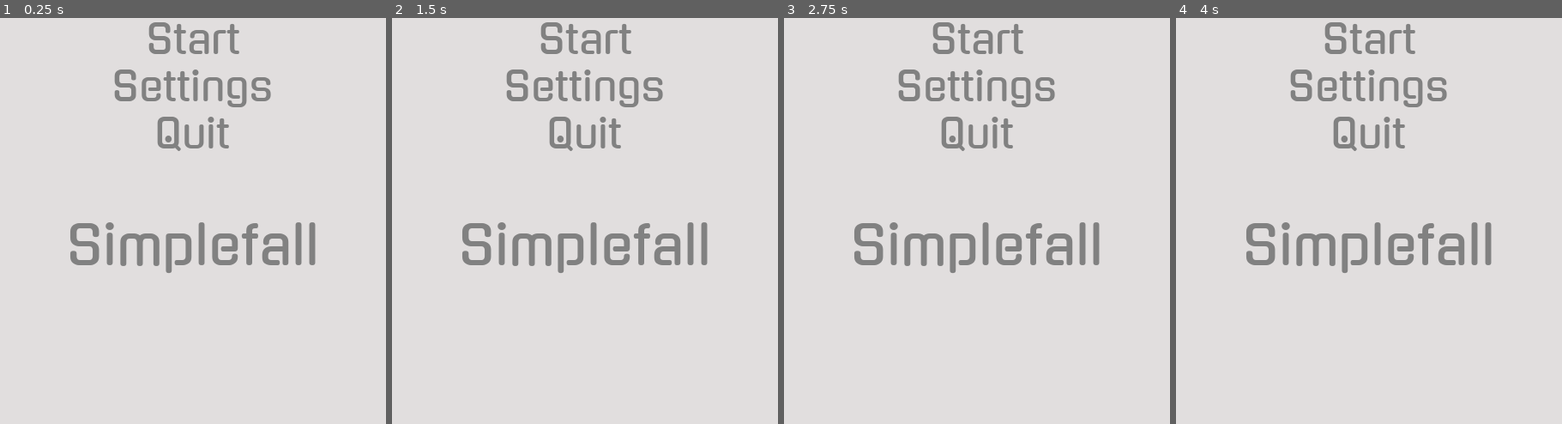
Above: before the commit, frames 1-4 (left to right).
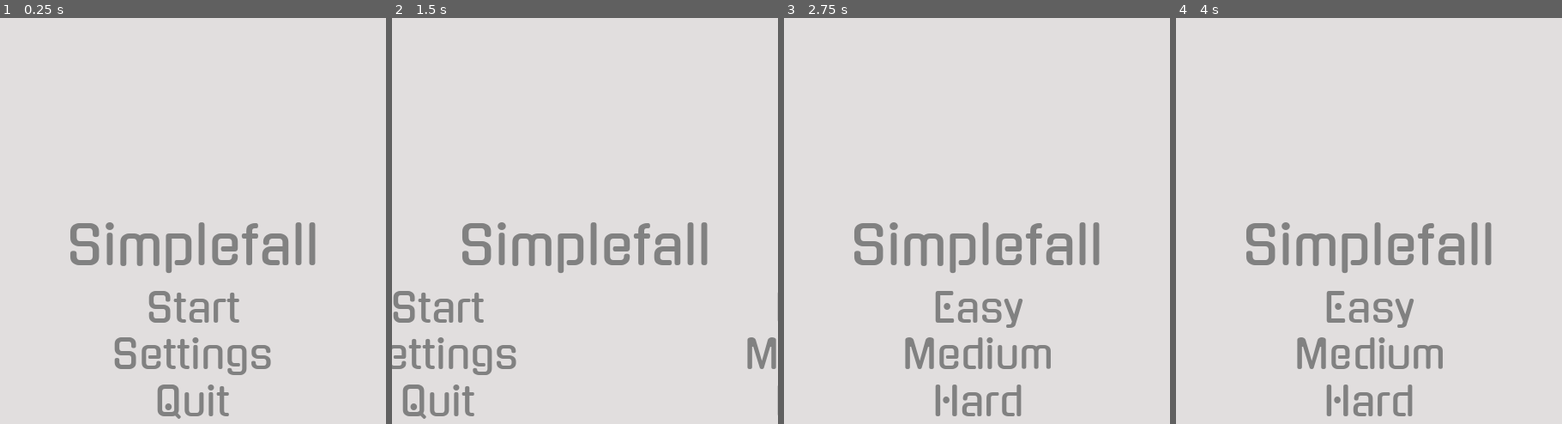
Above: after the commit, the same moments.

Repository: woliveira82/Mobile-App-Tutorial
Game: Godot game, scene res://Scenes/Game.tscn
Same seed, same stepped clock (60 frames per second), same inputs: the game is played once before the commit and once after it.
Inputs (mouse positions are in pixels of both pictures, inside the frame that each line leads up to):
- Up to frame 1 (0.25 s): no input
- Up to frame 2 (1.5 s): click "Settings" at 0.5 s; click "Start" at 1.25 s
- Up to frame 3 (2.75 s): click (1023, 354) at 2 s, where only the run after the commit has a clickable "Medium"
- Up to frame 4 (4 s): click (1369, 403) at 2.75 s, where only the run after the commit has a clickable "Hard"; click (1369, 38) at 3.5 s, where only the run before the commit has a clickable "Start"

The runs differ from the first frame. In frame 1, 5.6% of the frame differs, in the area x 29-71%, y 1-99%; in frame 2, 5.6%, in the area x 0-100%, y 1-99%; in frame 3, 5.5%; in frame 4, 5.5%.

Commit message:
Expanding The Menu

Diff:
--- /dev/null
+++ b/Scenes/Difficult.gd
@@ -0,0 +1,11 @@
+extends Node2D
+
+
+func _ready() -> void:
+	pass # Replace with function body.
+
+
+func move(target):
+	var move_tween = get_node("move_tween")
+	move_tween.interpolate_property(self, "position", position, target, 2, Tween.TRANS_QUINT, Tween.EASE_OUT)
+	move_tween.start()
--- /dev/null
+++ b/Scenes/DifficultMenu.gd
@@ -0,0 +1,16 @@
+extends VBoxContainer
+
+
+# Declare member variables here. Examples:
+# var a: int = 2
+# var b: String = "text"
+
+
+# Called when the node enters the scene tree for the first time.
+func _ready() -> void:
+	pass # Replace with function body.
+
+
+# Called every frame. 'delta' is the elapsed time since the previous frame.
+#func _process(delta: float) -> void:
+#	pass
--- a/Scenes/Game.tscn
+++ b/Scenes/Game.tscn
@@ -1,7 +1,11 @@
-[gd_scene load_steps=4 format=2]
+[gd_scene load_steps=8 format=2]
 
 [ext_resource path="res://Fonts/Gugi-Regular.ttf" type="DynamicFontData" id=1]
 [ext_resource path="res://Fonts/gugi-60.tres" type="DynamicFont" id=2]
+[ext_resource path="res://Scenes/Start.gd" type="Script" id=3]
+[ext_resource path="res://Scenes/MenuButtons.gd" type="Script" id=4]
+[ext_resource path="res://Scenes/Difficult.gd" type="Script" id=5]
+[ext_resource path="res://Scenes/Global.gd" type="Script" id=6]
 
 [sub_resource type="DynamicFont" id=1]
 size = 80
@@ -35,22 +39,27 @@
 }
 
 [node name="MenuButtons" type="Node2D" parent="UI"]
+script = ExtResource( 4 )
 
-[node name="VBoxContainer" type="VBoxContainer" parent="UI/MenuButtons"]
+[node name="Start" type="Node2D" parent="UI/MenuButtons"]
+position = Vector2( 0, 400 )
+script = ExtResource( 3 )
+
+[node name="StartMenu" type="VBoxContainer" parent="UI/MenuButtons/Start"]
 margin_right = 576.0
 margin_bottom = 209.0
 __meta__ = {
 "_edit_use_anchors_": false
 }
 
-[node name="Start" type="Button" parent="UI/MenuButtons/VBoxContainer"]
+[node name="Start" type="Button" parent="UI/MenuButtons/Start/StartMenu"]
 margin_right = 576.0
 margin_bottom = 67.0
 focus_mode = 0
 custom_fonts/font = ExtResource( 2 )
 custom_colors/font_color = Color( 0.509804, 0.509804, 0.509804, 1 )
 custom_colors/font_color_hover = Color( 0.509804, 0.509804, 0.509804, 1 )
-custom_colors/font_color_pressed = Color( 0.439216, 0.439216, 0.439216, 1 )
+custom_colors/font_color_pressed = Color( 0.376471, 0.376471, 0.376471, 1 )
 enabled_focus_mode = 0
 text = "Start"
 flat = true
@@ -58,13 +67,15 @@
 "_edit_use_anchors_": false
 }
 
-[node name="Settings" type="Button" parent="UI/MenuButtons/VBoxContainer"]
+[node name="Settings" type="Button" parent="UI/MenuButtons/Start/StartMenu"]
 margin_top = 71.0
 margin_right = 576.0
 margin_bottom = 138.0
 focus_mode = 0
 custom_fonts/font = ExtResource( 2 )
 custom_colors/font_color = Color( 0.509804, 0.509804, 0.509804, 1 )
+custom_colors/font_color_hover = Color( 0.509804, 0.509804, 0.509804, 1 )
+custom_colors/font_color_pressed = Color( 0.376471, 0.376471, 0.376471, 1 )
 enabled_focus_mode = 0
 text = "Settings"
 flat = true
@@ -72,7 +83,7 @@
 "_edit_use_anchors_": false
 }
 
-[node name="Quit" type="Button" parent="UI/MenuButtons/VBoxContainer"]
+[node name="Quit" type="Button" parent="UI/MenuButtons/Start/StartMenu"]
 margin_top = 142.0
 margin_right = 576.0
 margin_bottom = 209.0
@@ -86,10 +97,72 @@
 "_edit_use_anchors_": false
 }
 
+[node name="move_tween" type="Tween" parent="UI/MenuButtons/Start"]
+
+[node name="Difficult" type="Node2D" parent="UI/MenuButtons"]
+position = Vector2( 567, 400 )
+script = ExtResource( 5 )
+
+[node name="DifficultMenu" type="VBoxContainer" parent="UI/MenuButtons/Difficult"]
+margin_right = 576.0
+margin_bottom = 209.0
+__meta__ = {
+"_edit_use_anchors_": false
+}
+
+[node name="Easy" type="Button" parent="UI/MenuButtons/Difficult/DifficultMenu"]
+margin_right = 576.0
+margin_bottom = 67.0
+focus_mode = 0
+custom_fonts/font = ExtResource( 2 )
+custom_colors/font_color = Color( 0.509804, 0.509804, 0.509804, 1 )
+custom_colors/font_color_hover = Color( 0.509804, 0.509804, 0.509804, 1 )
+custom_colors/font_color_pressed = Color( 0.376471, 0.376471, 0.376471, 1 )
+enabled_focus_mode = 0
+text = "Easy"
+flat = true
+__meta__ = {
+"_edit_use_anchors_": false
+}
+
+[node name="Medium" type="Button" parent="UI/MenuButtons/Difficult/DifficultMenu"]
+margin_top = 71.0
+margin_right = 576.0
+margin_bottom = 138.0
+focus_mode = 0
+custom_fonts/font = ExtResource( 2 )
+custom_colors/font_color = Color( 0.509804, 0.509804, 0.509804, 1 )
+custom_colors/font_color_hover = Color( 0.509804, 0.509804, 0.509804, 1 )
+custom_colors/font_color_pressed = Color( 0.376471, 0.376471, 0.376471, 1 )
+enabled_focus_mode = 0
+text = "Medium"
+flat = true
+__meta__ = {
+"_edit_use_anchors_": false
+}
+
+[node name="Hard" type="Button" parent="UI/MenuButtons/Difficult/DifficultMenu"]
+margin_top = 142.0
+margin_right = 576.0
+margin_bottom = 209.0
+focus_mode = 0
+custom_fonts/font = ExtResource( 2 )
+custom_colors/font_color = Color( 0.509804, 0.509804, 0.509804, 1 )
+enabled_focus_mode = 0
+text = "Hard"
+flat = true
+__meta__ = {
+"_edit_use_anchors_": false
+}
+
+[node name="move_tween" type="Tween" parent="UI/MenuButtons/Difficult"]
+
 [node name="Score" type="Node2D" parent="."]
 
 [node name="Buttons" type="Node2D" parent="."]
 
 [node name="Emitters" type="Node2D" parent="."]
 
-[node name="Globals" type="Node2D" parent="."]
+[node name="Global" type="Node2D" parent="."]
+script = ExtResource( 6 )
+[connection signal="pressed" from="UI/MenuButtons/Start/StartMenu/Start" to="UI/MenuButtons" method="_on_Start_pressed"]
--- /dev/null
+++ b/Scenes/Global.gd
@@ -0,0 +1,5 @@
+extends Node2D
+
+
+func _ready() -> void:
+	pass
--- /dev/null
+++ b/Scenes/MenuButtons.gd
@@ -0,0 +1,21 @@
+extends Node2D
+
+
+# Declare member variables here. Examples:
+# var a: int = 2
+# var b: String = "text"
+
+
+# Called when the node enters the scene tree for the first time.
+func _ready() -> void:
+	pass # Replace with function body.
+
+
+# Called every frame. 'delta' is the elapsed time since the previous frame.
+#func _process(delta: float) -> void:
+#	pass
+
+
+func _on_Start_pressed() -> void:
+	get_node("Start").move(Vector2(-576, 400))
+	get_node("Difficult").move(Vector2(0, 400))
--- /dev/null
+++ b/Scenes/Start.gd
@@ -0,0 +1,11 @@
+extends Node2D
+
+
+func _ready() -> void:
+	pass # Replace with function body.
+
+
+func move(target):
+	var move_tween = get_node("move_tween")
+	move_tween.interpolate_property(self, "position", position, target, 2, Tween.TRANS_QUINT, Tween.EASE_OUT)
+	move_tween.start()
--- /dev/null
+++ b/Scenes/StartMenu.gd
@@ -0,0 +1,19 @@
+extends VBoxContainer
+
+
+# Declare member variables here. Examples:
+# var a: int = 2
+# var b: String = "text"
+
+
+# Called when the node enters the scene tree for the first time.
+func _ready() -> void:
+	pass # Replace with function body.
+
+
+func move(target):
+	var move_tween = get_node("move_tween")
+	move_tween.interpolate_property(self, "position", position, target, 2, Tween.TRANS_QUINT, Tween.EASE_OUT)
+# Called every frame. 'delta' is the elapsed time since the previous frame.
+#func _process(delta: float) -> void:
+#	pass
--- a/project.godot
+++ b/project.godot
@@ -19,6 +19,10 @@
 run/main_scene="res://Scenes/Game.tscn"
 config/icon="res://icon.png"
 
+[autoload]
+
+Global="*res://Scenes/Global.gd"
+
 [display]
 
 window/size/width=576
